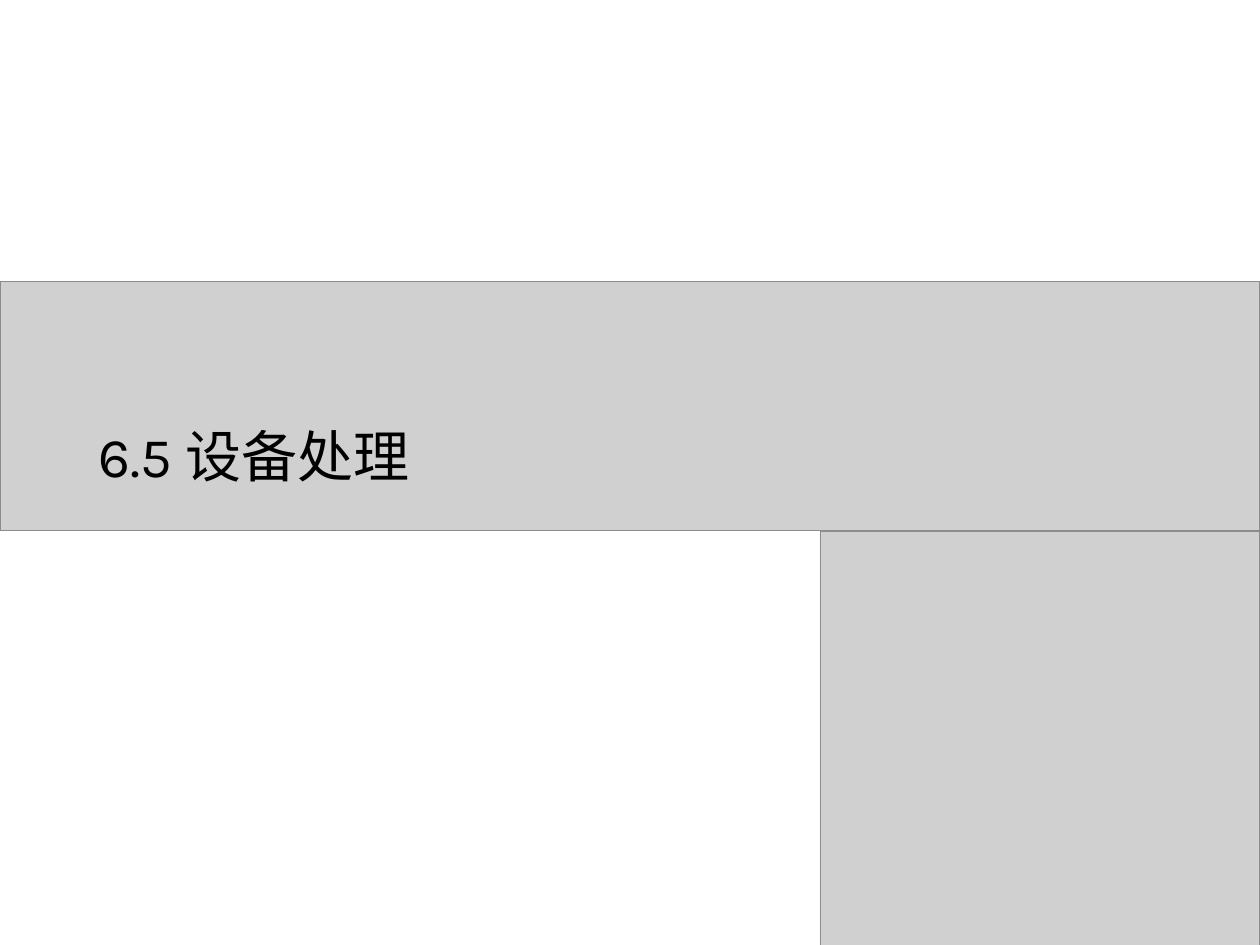
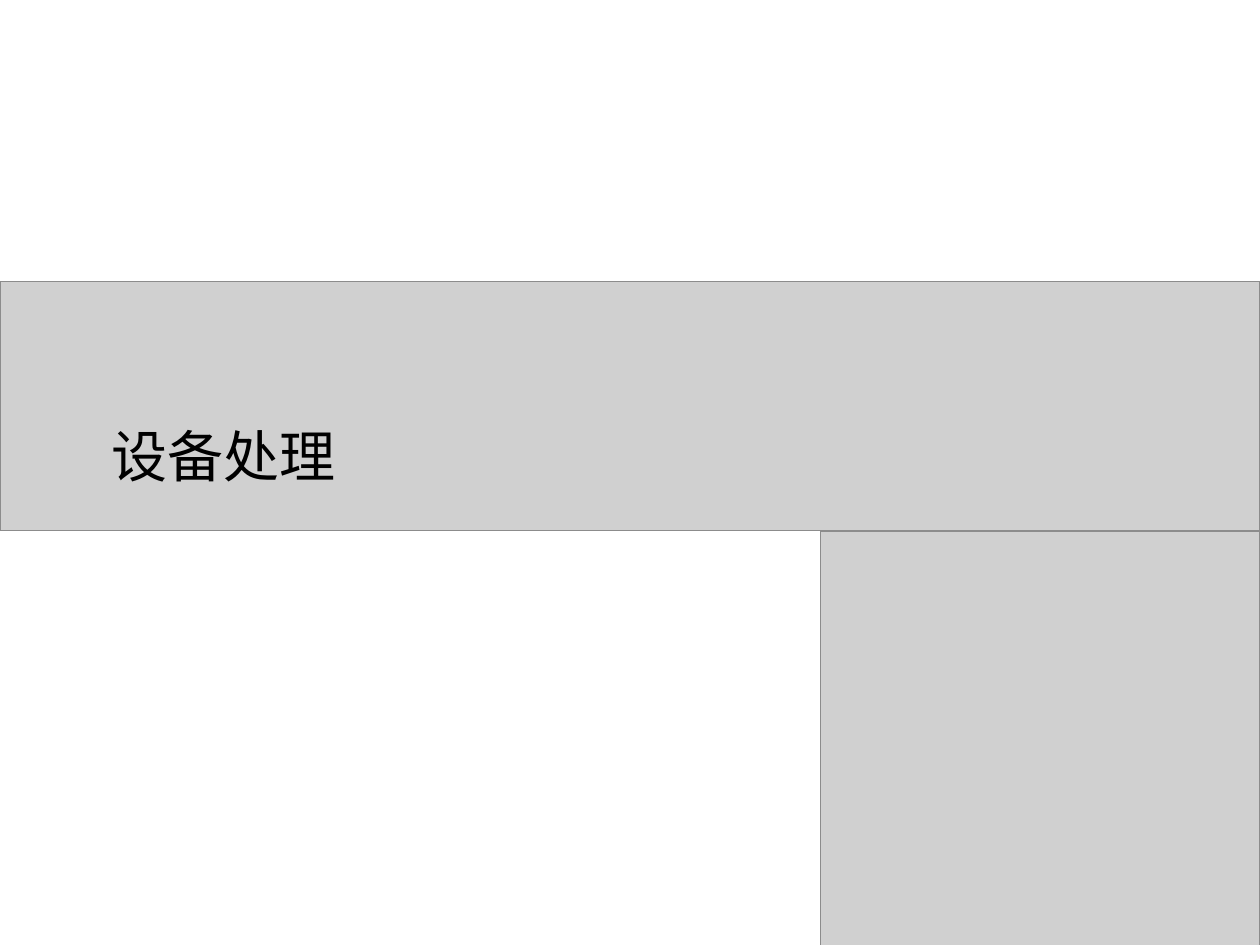
Before and after one commit to zeemeil/zeemeil.github.io, a slide deck: slide 83 of files/2025_2_OS/1015_OS_device.pptx (slide 80 before the commit). Drawn at 1260x945 pixels with LibreOffice and Linux fonts; fonts in the diff are those of the drawing; grey boxes stand for pictures. Boxes give left, top, right and bottom in pixels: in the first picture for what was removed or moved away, otherwise in the second. Text is boxed around its words. In the diff, an @@ line names an element or a change of style, - is before the commit and + after.

```diff
--- a/files/2025_2_OS/1015_OS_device.pptx
+++ b/files/2025_2_OS/1015_OS_device.pptx
@@ title at <box>111,430,335,482</box>: text changed @@
-6.5 设备处理
+设备处理
```
Also in this commit, not shown: 56 other slides changed, 3 slides added, 17 other files.
